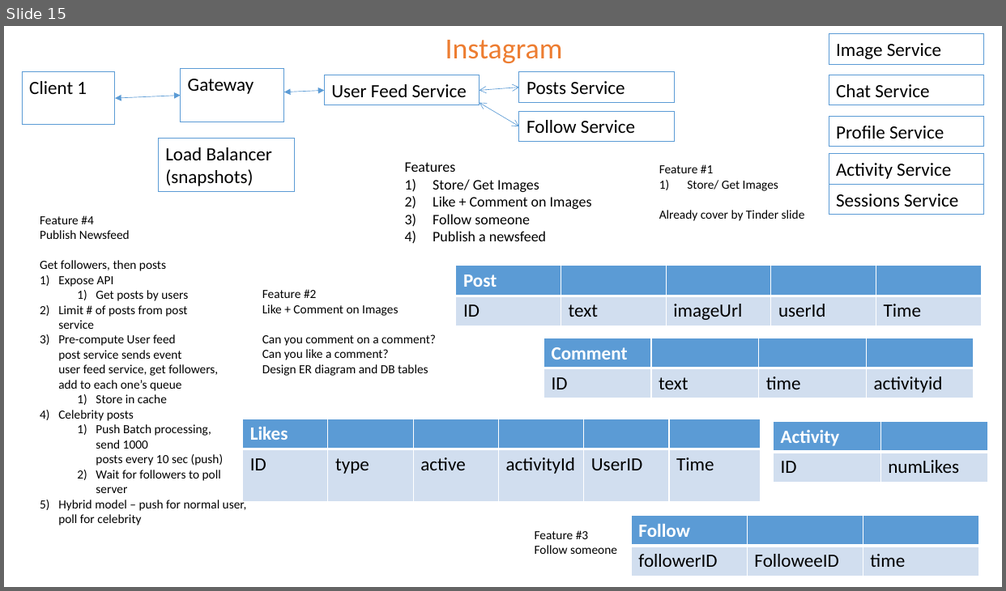
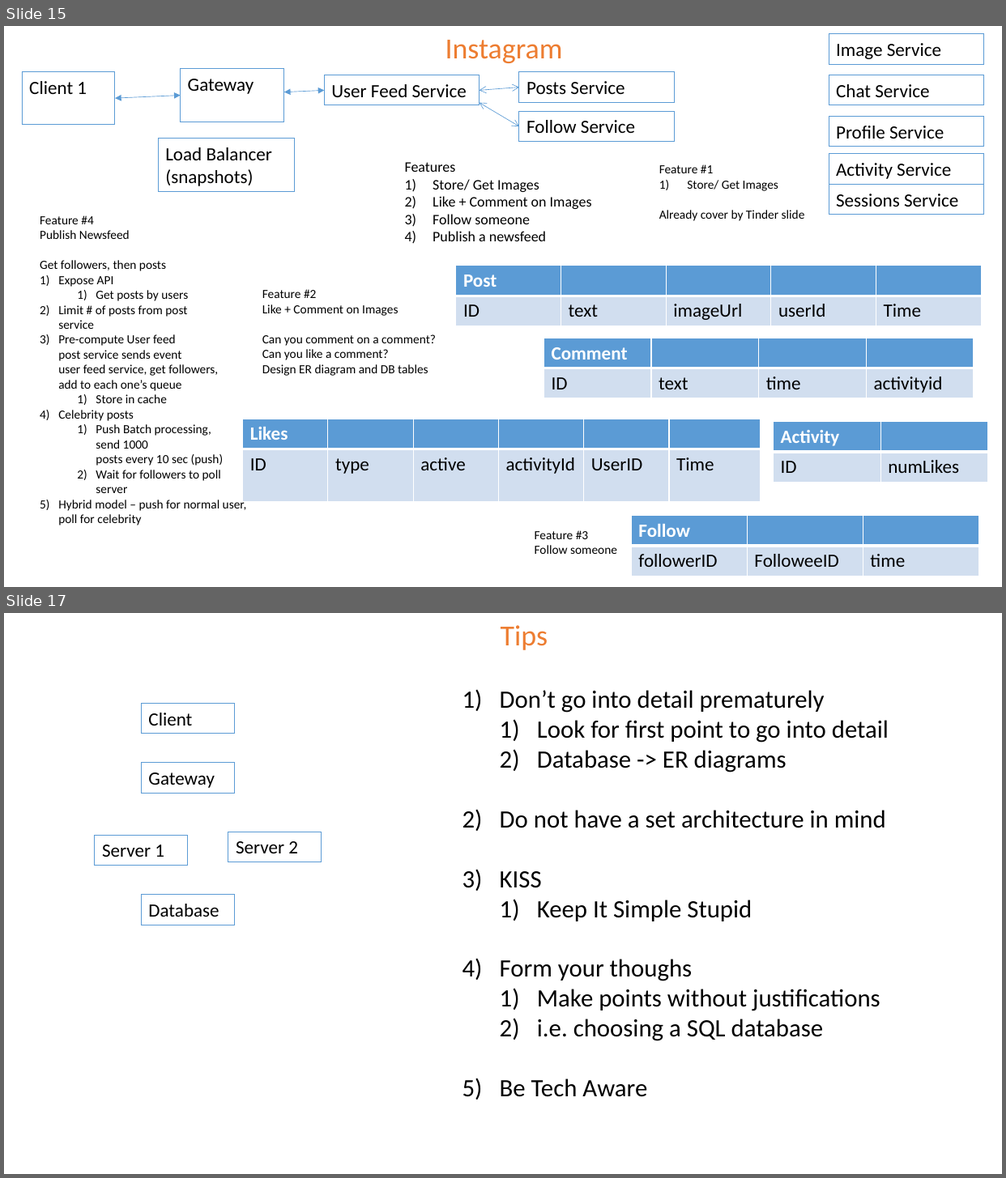
Before and after one commit to the-potato-man/Leetcode, a slide deck: design/System Design Notes.pptx. Shown one above the other, each under a label of ours: slide 15 before the commit, slides 15 and 17 after it; the slides between them are not shown. The pictures are 1006x591 and 1006x1178 pixels, drawn with LibreOffice and Linux fonts; fonts in the diff are those of the drawing. Boxes give left, top, right and bottom in pixels: in the first picture for what was removed or moved away, otherwise in the second. Text is boxed around its words. In the diff, an @@ line names an element or a change of style, - is before the commit and + after.

```diff
--- a/design/System Design Notes.pptx
+++ b/design/System Design Notes.pptx
@@ slide 17 added at [4, 613, 1002, 1174], background #FFFFFF @@
@@ text added at [501, 625, 548, 650], 28 pt, text #ED7D31 @@
+Tips
@@ rectangle added at [141, 704, 234, 734], outline #5B9BD5 0.75 pt, 18 pt, text #000000 @@
+Client
@@ text added at [500, 690, 889, 1097], 24 pt, text #000000 @@
+1) Don’t go into detail prematurely
+  1) Look for first point to go into detail
+  2) Database -> ER diagrams
+2) Do not have a set architecture in mind
+3) KISS
+  1) Keep It Simple Stupid
+4) Form your thoughs
+  1) Make points without justifications
+  2) i.e. choosing a SQL database
+5) Be Tech Aware
@@ rectangle added at [141, 763, 234, 793], outline #5B9BD5 0.75 pt, 18 pt, text #000000 @@
+Gateway
@@ rectangle added at [95, 835, 187, 865], outline #5B9BD5 0.75 pt, 18 pt, text #000000 @@
+Server 1
@@ rectangle added at [228, 833, 322, 862], outline #5B9BD5 0.75 pt, 18 pt, text #000000 @@
+Server 2
@@ rectangle added at [141, 895, 234, 924], outline #5B9BD5 0.75 pt, 18 pt, text #000000 @@
+Database
```
Also in this commit, not shown: 1 other slide added.
